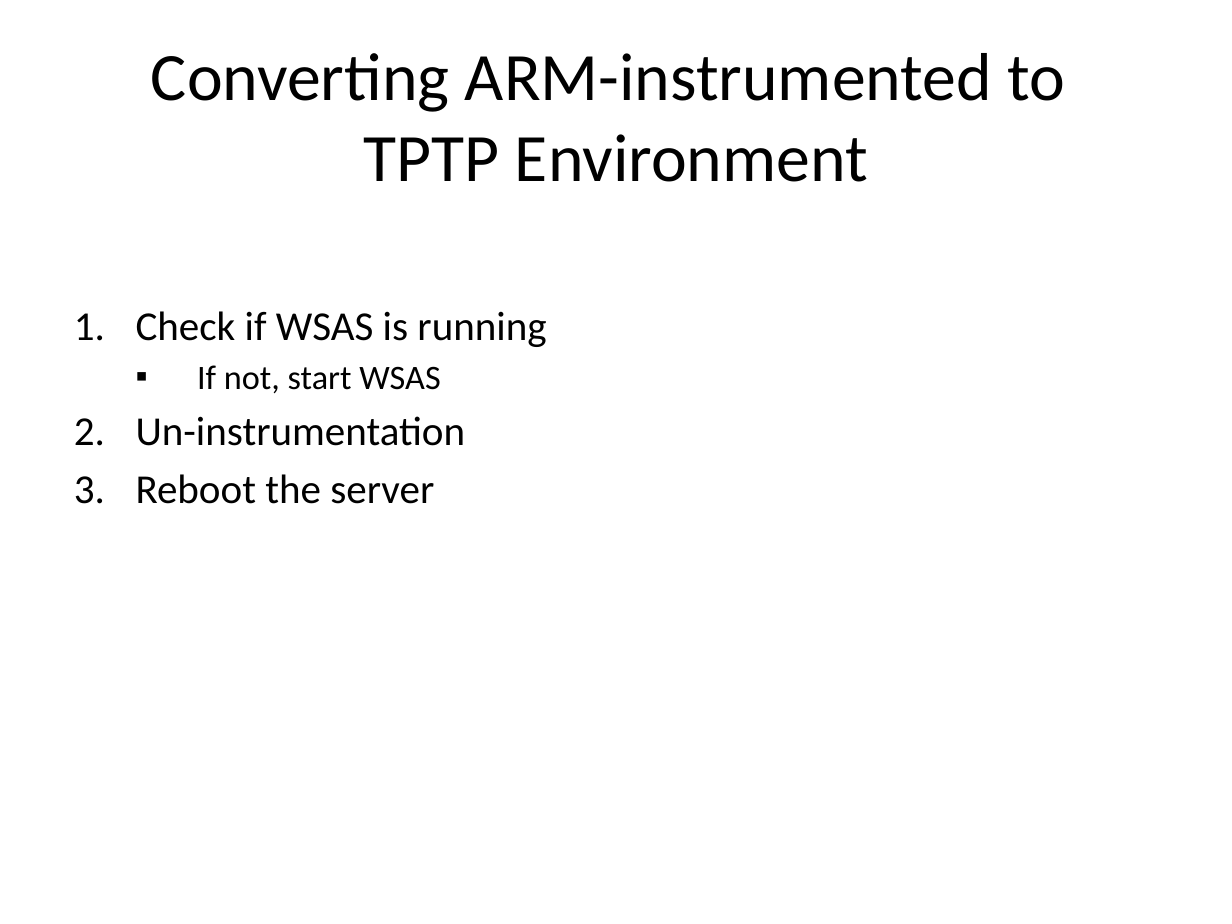
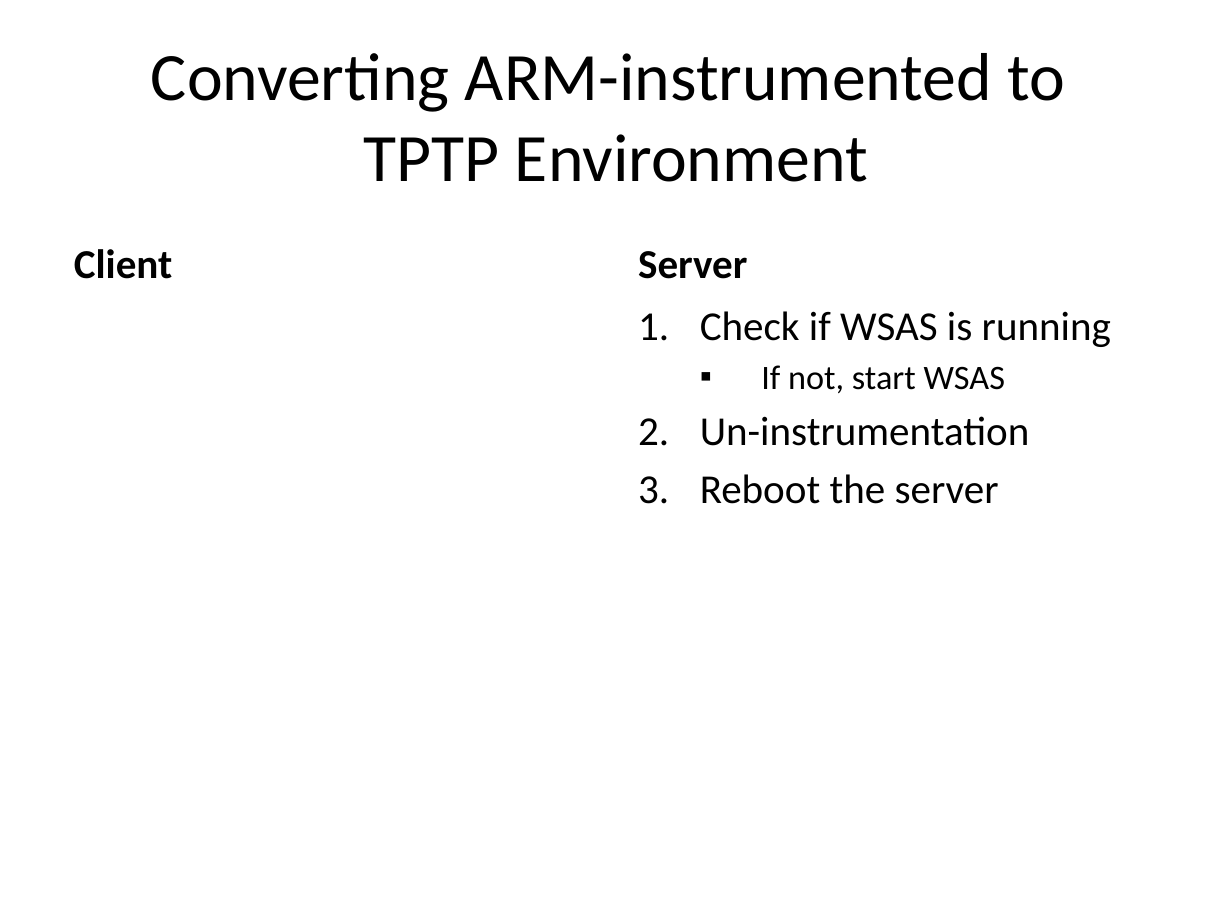
Before and after one commit to wsgan001/asegrp, a slide deck: slide 6 of papers/DRCPA/docs/PerfTest - Profiling.pptx (slide 7 before the commit). Drawn at 1232x924 pixels with LibreOffice and Linux fonts; fonts in the diff are those of the drawing. Boxes give left, top, right and bottom in pixels: in the first picture for what was removed or moved away, otherwise in the second. Text is boxed around its words. In the diff, an @@ line names an element or a change of style, - is before the commit and + after.

```diff
--- a/papers/DRCPA/docs/PerfTest - Profiling.pptx
+++ b/papers/DRCPA/docs/PerfTest - Profiling.pptx
@@ text added at (x1=74, y1=249, x2=172, y2=279), 24 pt, text #000000, bold @@
+Client
@@ text added at (x1=638, y1=251, x2=747, y2=279), 24 pt, text #000000, bold @@
+Server
@@ text "Check if WSAS is running" moved from (x1=136, y1=311, x2=546, y2=504) to (x1=700, y1=311, x2=1111, y2=504) @@
```
Also in this commit, not shown: 3 other slides changed, 5 slides added, 2 slides removed.
